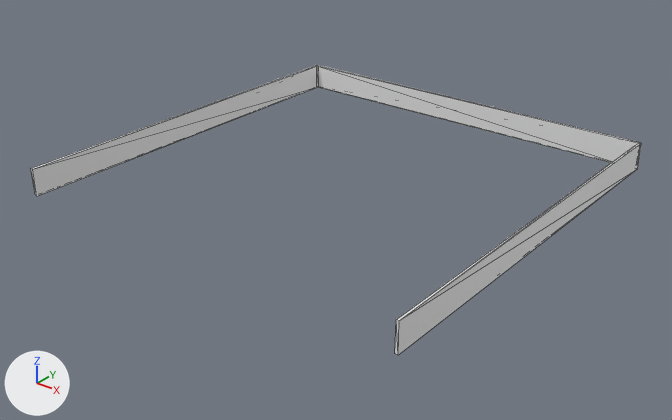
The glTF model 2.5D/Asset/Models/WallFrame/WallHit.gltf, before and after one commit.
One viewpoint serves both versions: a 50 mm camera at (73.7, -94.4, 53.6) aimed at (0.5, -2.8, -3.2). Every picture has the same lights, and +X, +Y and +Z are marked at lower left. Mesh edges are drawn as thin lines. Where no turn or scale is listed for an object, it has been applied to the vertices.

Objects in the first picture: '立方体', '立方体.001', '立方体.002'.
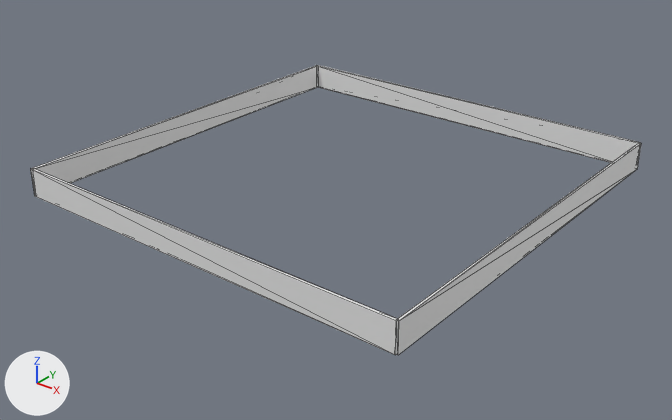
The edits, one by one:
Material 'マテリアル.001' (mat_マテリアル_001) is new.
Its base color is (0.8, 0.8, 0.8) (white #e7e7e7).
Mesh me_立方体_003 is new.
It is a box spanning x -30.0..30.0, y -0.2..0.2, z 0.0..4.0.
It uses material mat_マテリアル_001 (white #e7e7e7).
Object '立方体.003' (ob_立方体_003) is new; it shows me_立方体_003.
Its location is (0.0, -30.0, 0.0).

What differs and where, as boxes (x1, y1, x2, y2) in the pictures (672 x 420 px):
'立方体.003', added
    after: (31, 169, 398, 355)
